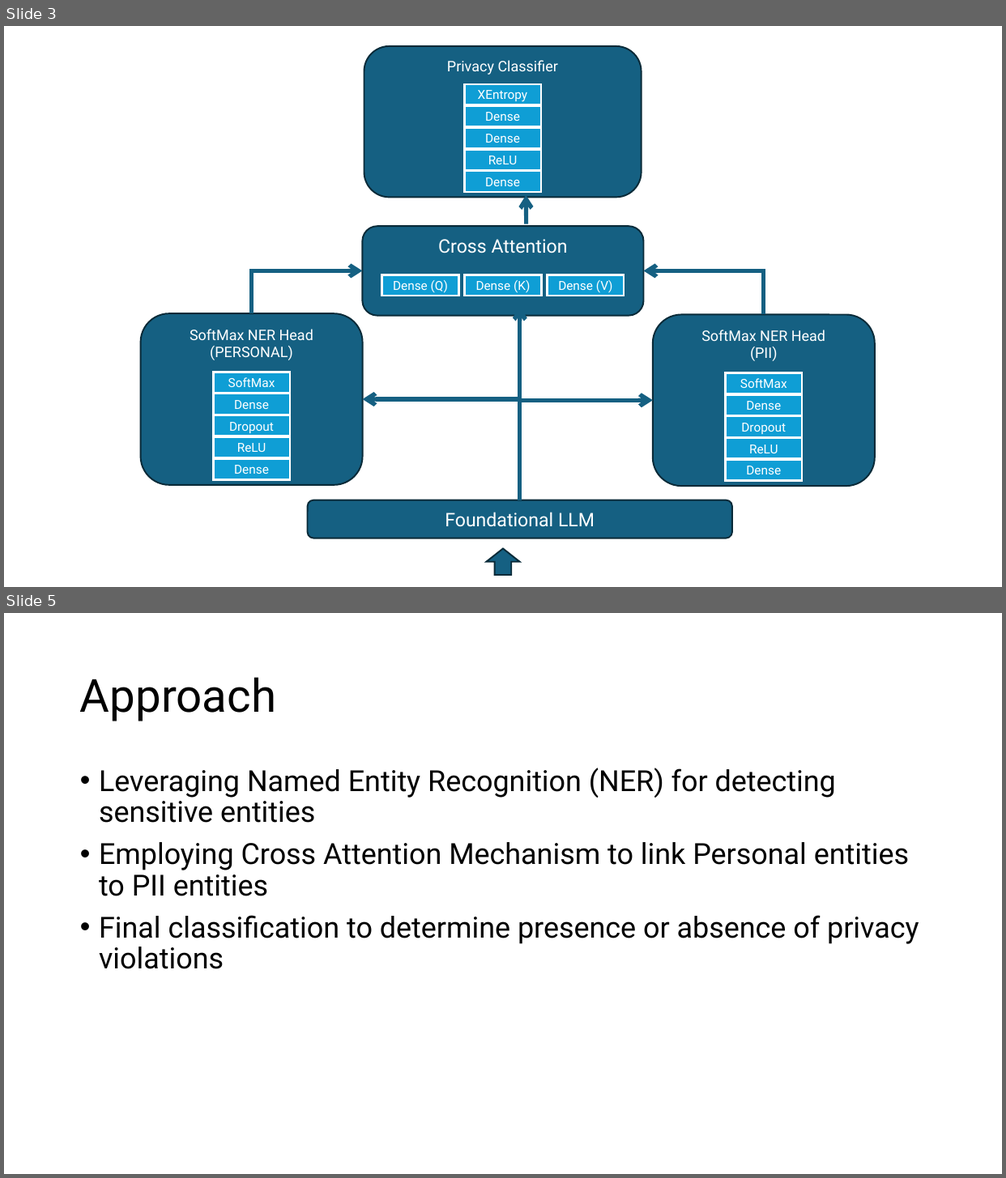
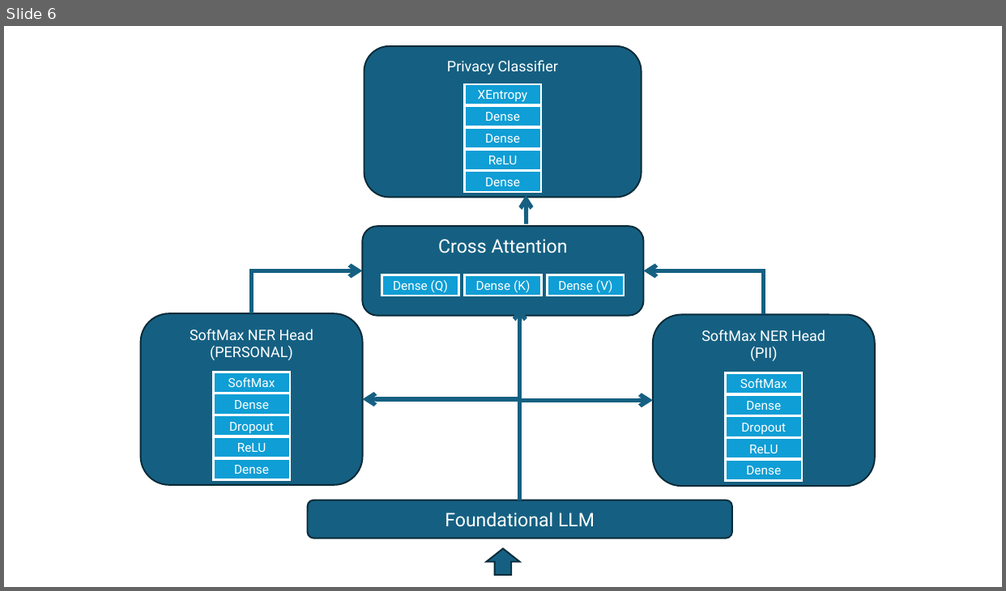
Before and after one commit to pals-ucb/privacy-ner-att, a slide deck: docs/final_presentation.pptx. Shown one above the other, each under a label of ours: slides 3 and 5 before the commit, slide 6 after it; the slides between them are not shown. The pictures are 1006x1178 and 1006x591 pixels, drawn with LibreOffice and Linux fonts; fonts in the diff are those of the drawing. Boxes give left, top, right and bottom in pixels: in the first picture for what was removed or moved away, otherwise in the second. Text is boxed around its words. In the diff, an @@ line names an element or a change of style, - is before the commit and + after.

```diff
--- a/docs/final_presentation.pptx
+++ b/docs/final_presentation.pptx
@@ slide 5 removed at (4, 613, 1002, 1174), background #FFFFFF @@
@@ title removed at (80, 677, 276, 722) @@
-Approach
@@ text removed at (99, 768, 918, 969) @@
-• Leveraging Named Entity Recognition (NER) for detecting sensitive entities
-• Employing Cross Attention Mechanism to link Personal entities to PII entities
-• Final classification to determine presence or absence of privacy violations
@@ what was slide 3 is now slide 6 @@
```
Also in this commit, not shown: 3 slides changed, 3 slides added, 2 other slides removed.
